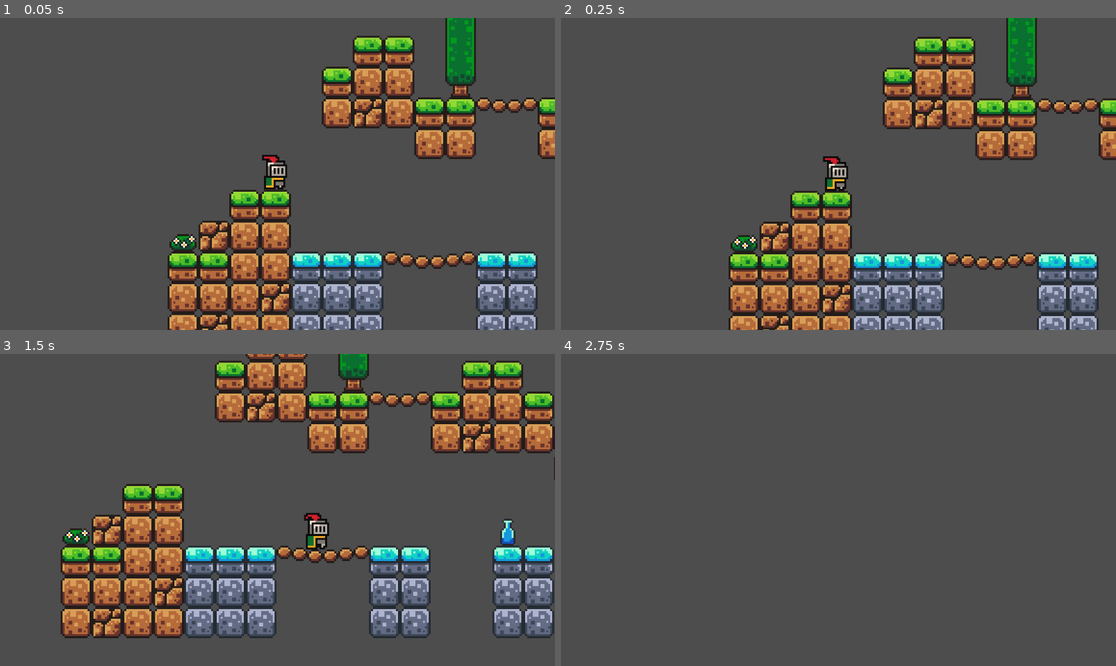
Above: before the commit, frames 1-4 (two rows, left to right).
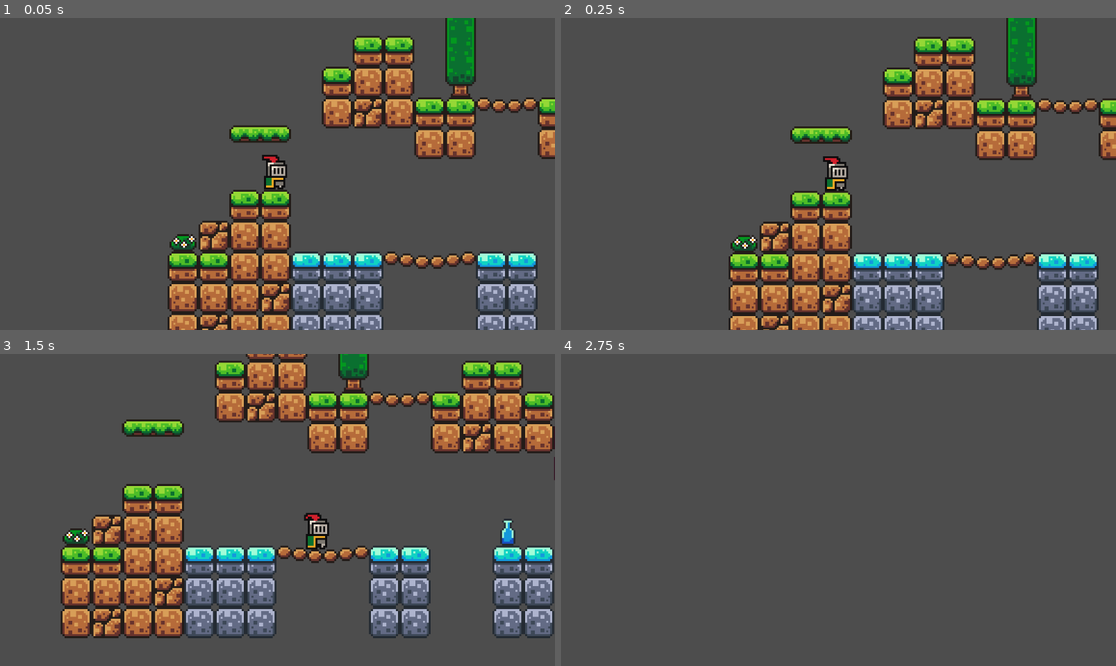
Above: after the commit, the same moments.

Repository: fillumina/brickjumper
Game: Godot game, scene res://scenes/game.tscn
The game is run twice, just before and just after one commit, with the same random seed, the same clock (stepped at 60 frames per second) and the same inputs.
Inputs:
- Up to frame 1 (0.05 s): no input
- Up to frame 2 (0.25 s): no input
- Up to frame 3 (1.5 s): tap Enter (ui_accept) at 0.5, 0.77 s; hold Right (ui_right) from 0.53 s (still down)
- Up to frame 4 (2.75 s): tap Enter (ui_accept) at 1.52 s; release Right (ui_right) at 2.03 s; hold Left (ui_left) from 2.03 s (still down)

The runs differ from the first frame. In frame 1, 0.6% of the frame differs, in the area x 41-53%, y 34-41%; in frame 2, 0.6%; in frame 3, 0.6%; in frame 4, nothing differs.

Commit message:
add the platform to the game scene

Diff:
--- a/scenes/game.tscn
+++ b/scenes/game.tscn
@@ -1,7 +1,8 @@
-[gd_scene load_steps=5 format=3 uid="uid://dx12jlgb14hxa"]
+[gd_scene load_steps=6 format=3 uid="uid://dx12jlgb14hxa"]
 
 [ext_resource type="PackedScene" uid="uid://corawxap2o5fs" path="res://scenes/player.tscn" id="1_uwrxv"]
 [ext_resource type="Texture2D" uid="uid://iifle3ya4hli" path="res://assets/sprites/world_tileset.png" id="2_yqjtg"]
+[ext_resource type="PackedScene" uid="uid://dt0rg2utig0ha" path="res://scenes/platform.tscn" id="3_lnu2h"]
 
 [sub_resource type="TileSetAtlasSource" id="TileSetAtlasSource_lnu2h"]
 texture = ExtResource("2_yqjtg")
@@ -182,3 +183,6 @@
 position = Vector2(1, -9)
 zoom = Vector2(4, 4)
 position_smoothing_enabled = true
+
+[node name="Platform" parent="." instance=ExtResource("3_lnu2h")]
+position = Vector2(25, 1)
